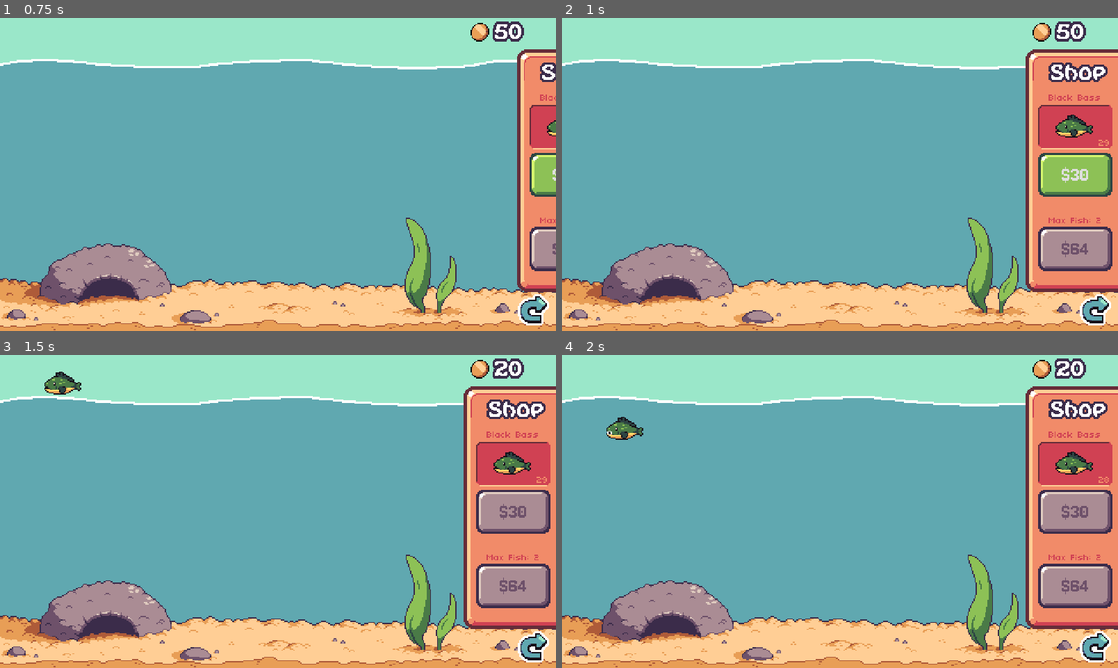
Above: before the commit, frames 1-4 (two rows, left to right).
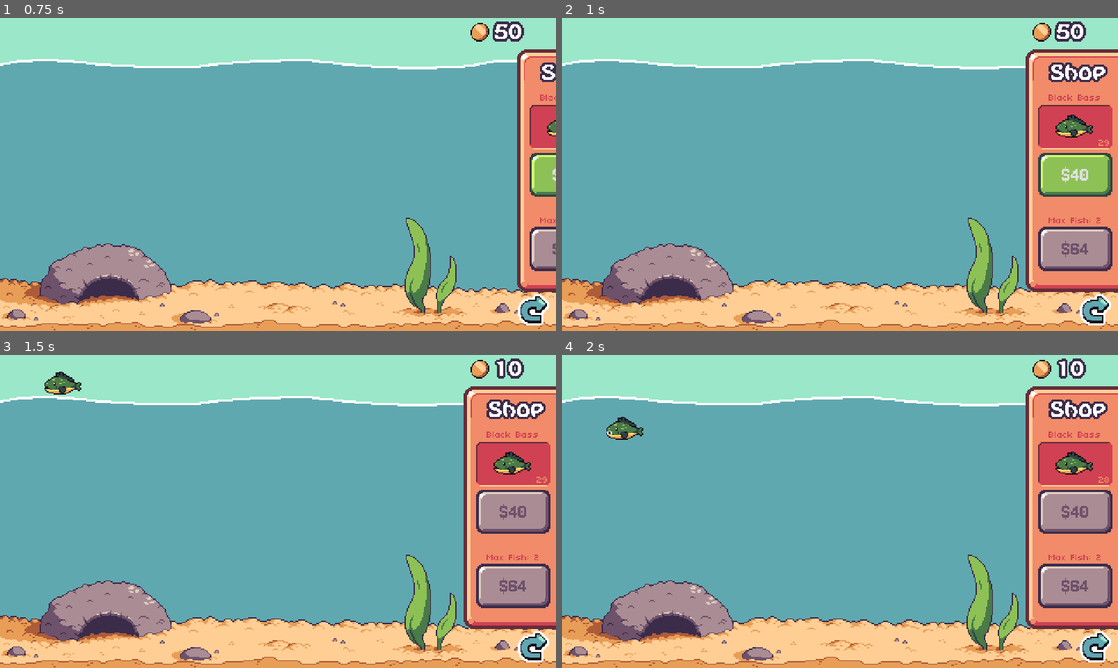
Above: after the commit, the same moments.

Repository: lospec/lospequarium
Game: Godot game, scene res://main.tscn
The game is run twice, just before and just after one commit, with the same random seed, the same clock (stepped at 60 frames per second) and the same inputs.
Inputs (mouse positions are in pixels of both pictures, inside the frame that each line leads up to):
- Up to frame 1 (0.75 s): click (533, 309) at 0.5 s
- Up to frame 2 (1 s): no input
- Up to frame 3 (1.5 s): click "$30" (after the commit: "$40") at 1.25 s
- Up to frame 4 (2 s): no input

Frame 1 is identical in both runs. In frame 2, less than 0.1% of the frame differs, in the area x 91-93%, y 48-52%; in frame 3, 0.1%, in the area x 88-93%, y 1-52%; in frame 4, 0.1%.

Commit message:
added fish rarity

Diff:
--- a/fish.gd
+++ b/fish.gd
@@ -1,10 +1,16 @@
 extends RigidBody2D
 
+## Actual name of the type of fish, with proper capitalization.
+@export var properName = "REPLACEME"
+## How much the fish costs to purchase from the shop (should roughly be tied to rarity).
+@export var cost:int = 50
+## The speed the fish swims, at it's fastest.
+@export var maxSpeed:int = 100
+## Higher numbers have a higher chance of being skipped when picking next shop item. It also determines the fish tank size tier the player must have in order to see it. [0=starter; 1=50%; 5=80% chance to skip/spent$1000 and 10 means they spent $16000 on tank upgrades and there's a 90% chance it will be skipped
+@export var rarity:int = 1;
+
 var type = "invalid-fish-type"
-@export var properName = "REPLACEME"
 var petName = ""
-@export var cost:int = 50
-@export var maxSpeed:int = 100
 var id:int = -1
 var level:int = 1
 var xp:int = 0
--- a/fish/barred-knifejaw.tscn
+++ b/fish/barred-knifejaw.tscn
@@ -32,8 +32,9 @@
 linear_damp = 0.5
 script = ExtResource("1_lj3ua")
 properName = "Barred Knifejaw"
-cost = 140
+cost = 400
 maxSpeed = 20
+rarity = 4
 
 [node name="CollisionShape2D" type="CollisionShape2D" parent="."]
 rotation = 1.5708
--- a/fish/black-bass.tscn
+++ b/fish/black-bass.tscn
@@ -32,8 +32,9 @@
 linear_damp = 0.5
 script = ExtResource("1_rpa7d")
 properName = "Black Bass"
-cost = 30
+cost = 40
 maxSpeed = 25
+rarity = 2
 
 [node name="CollisionShape2D" type="CollisionShape2D" parent="."]
 rotation = 1.5708
--- a/fish/carp.tscn
+++ b/fish/carp.tscn
@@ -32,7 +32,7 @@
 linear_damp = 0.5
 script = ExtResource("1_uuj4h")
 properName = "Carp"
-cost = 40
+cost = 25
 maxSpeed = 40
 
 [node name="CollisionShape2D" type="CollisionShape2D" parent="."]
--- a/fish/dace.tscn
+++ b/fish/dace.tscn
@@ -32,7 +32,7 @@
 linear_damp = 0.5
 script = ExtResource("1_qqjqm")
 properName = "Dace"
-cost = 40
+cost = 30
 maxSpeed = 15
 
 [node name="CollisionShape2D" type="CollisionShape2D" parent="."]
--- a/fish/horse-mackerel.tscn
+++ b/fish/horse-mackerel.tscn
@@ -32,8 +32,9 @@
 linear_damp = 0.5
 script = ExtResource("1_76ggq")
 properName = "Horse Mackerel"
-cost = 45
+cost = 110
 maxSpeed = 60
+rarity = 2
 
 [node name="CollisionShape2D" type="CollisionShape2D" parent="."]
 rotation = 1.5708
@@ -55,7 +56,6 @@
 shape = SubResource("RectangleShape2D_snvvq")
 
 [node name="Bubbles" parent="Mouth" instance=ExtResource("4_kiivp")]
-emitting = false
 
 [connection signal="body_entered" from="." to="." method="_on_body_entered"]
 [connection signal="input_event" from="." to="." method="_on_input_event"]
--- a/fish/loach.tscn
+++ b/fish/loach.tscn
@@ -34,6 +34,7 @@
 properName = "Loach"
 cost = 20
 maxSpeed = 20
+rarity = 2
 
 [node name="CollisionShape2D" type="CollisionShape2D" parent="."]
 rotation = 1.5708
--- a/fish/pond-smelt.tscn
+++ b/fish/pond-smelt.tscn
@@ -32,7 +32,7 @@
 linear_damp = 0.5
 script = ExtResource("1_n187d")
 properName = "Pond Smelt"
-cost = 20
+cost = 10
 maxSpeed = 10
 
 [node name="CollisionShape2D" type="CollisionShape2D" parent="."]
--- a/fish/rainbow-trout.tscn
+++ b/fish/rainbow-trout.tscn
@@ -32,8 +32,9 @@
 linear_damp = 0.5
 script = ExtResource("1_sf8wd")
 properName = "Rainbow Trout"
-cost = 65
+cost = 90
 maxSpeed = 45
+rarity = 3
 
 [node name="CollisionShape2D" type="CollisionShape2D" parent="."]
 rotation = 1.5708
--- a/fish/red-snapper.tscn
+++ b/fish/red-snapper.tscn
@@ -32,8 +32,9 @@
 linear_damp = 0.5
 script = ExtResource("1_0kakg")
 properName = "Red Snapper"
-cost = 125
+cost = 180
 maxSpeed = 35
+rarity = 3
 
 [node name="CollisionShape2D" type="CollisionShape2D" parent="."]
 rotation = 1.5708
--- a/fish/saddled-bichir.tscn
+++ b/fish/saddled-bichir.tscn
@@ -32,8 +32,9 @@
 linear_damp = 0.5
 script = ExtResource("1_s57gb")
 properName = "Saddled Bichir"
-cost = 200
+cost = 480
 maxSpeed = 70
+rarity = 5
 
 [node name="CollisionShape2D" type="CollisionShape2D" parent="."]
 rotation = 1.5708
--- a/fish/silver-carp.tscn
+++ b/fish/silver-carp.tscn
@@ -32,8 +32,9 @@
 linear_damp = 0.5
 script = ExtResource("1_pffkj")
 properName = "Silver Carp"
-cost = 150
+cost = 260
 maxSpeed = 40
+rarity = 3
 
 [node name="CollisionShape2D" type="CollisionShape2D" parent="."]
 rotation = 1.5708
--- a/fish/sockeye-salmon.tscn
+++ b/fish/sockeye-salmon.tscn
@@ -32,8 +32,9 @@
 linear_damp = 0.5
 script = ExtResource("1_xnwuk")
 properName = "Sockeye Salmon"
-cost = 90
+cost = 250
 maxSpeed = 25
+rarity = 3
 
 [node name="CollisionShape2D" type="CollisionShape2D" parent="."]
 rotation = 1.5708
--- a/fish/yellow-tang.tscn
+++ b/fish/yellow-tang.tscn
@@ -34,6 +34,7 @@
 properName = "Yellow Tang"
 cost = 30
 maxSpeed = 40
+rarity = 2
 
 [node name="CollisionShape2D" type="CollisionShape2D" parent="."]
 rotation = 1.5708
